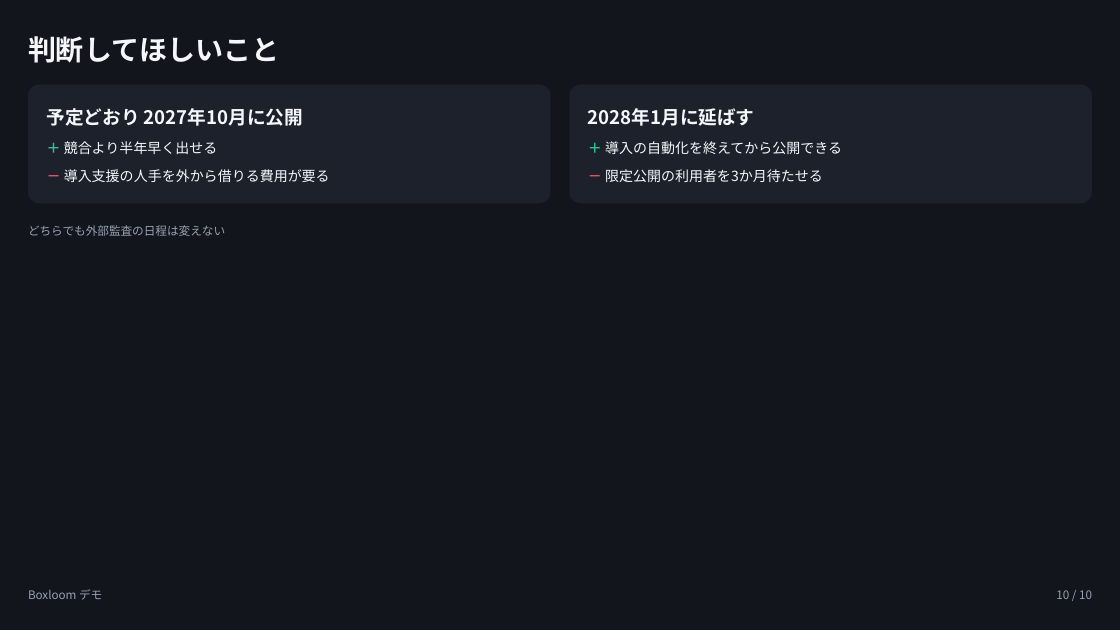
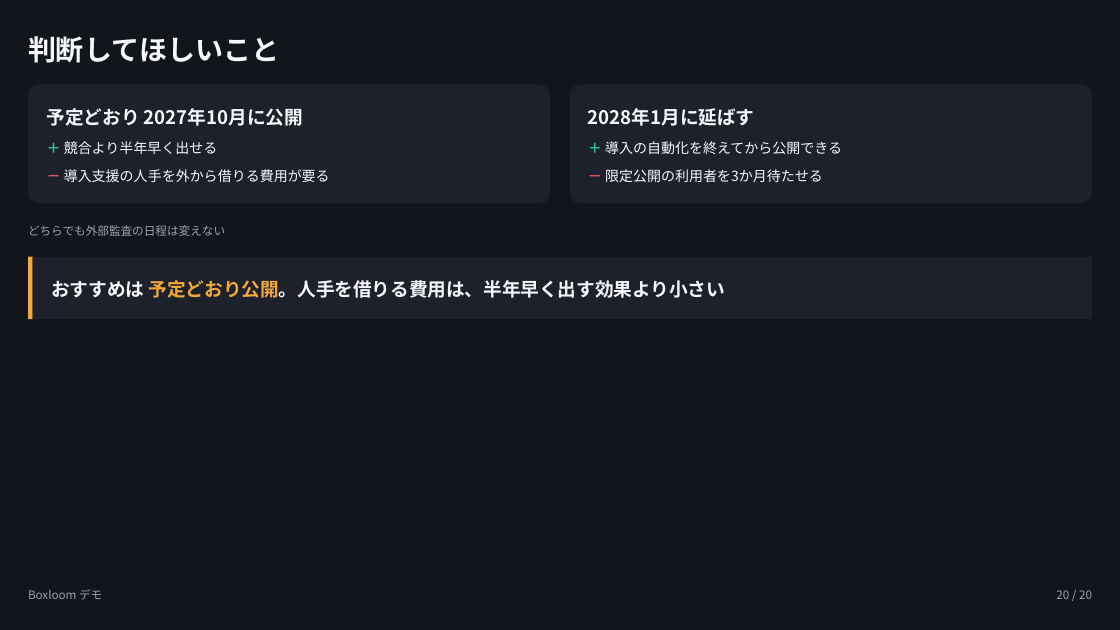
Before and after one commit to tjst-t/boxloom, a slide deck: slide 20 of boxloom/out/subsystems_showcase_dark.pptx (slide 10 before the commit). Drawn at 1120x630 pixels with LibreOffice and Linux fonts; fonts in the diff are those of the drawing. Boxes give left, top, right and bottom in pixels: in the first picture for what was removed or moved away, otherwise in the second. Text is boxed around its words. In the diff, an @@ line names an element or a change of style, - is before the commit and + after.

```diff
--- a/boxloom/out/subsystems_showcase_dark.pptx
+++ b/boxloom/out/subsystems_showcase_dark.pptx
@@ rectangle added at (28, 256, 33, 318), fill #F2A93B @@
@@ rectangle added at (33, 256, 1092, 318), fill #1C212C @@
@@ text added at (51, 280, 725, 298), 16 pt, text #F5F7FA, bold @@
+おすすめは 予定どおり公開。人手を借りる費用は、半年早く出す効果より小さい
@@ text at (1056, 590, 1092, 599): text changed @@
-10 / 10
+20 / 20
```
Also in this commit, not shown: 9 other slides changed, 10 slides added, 2 other files.
